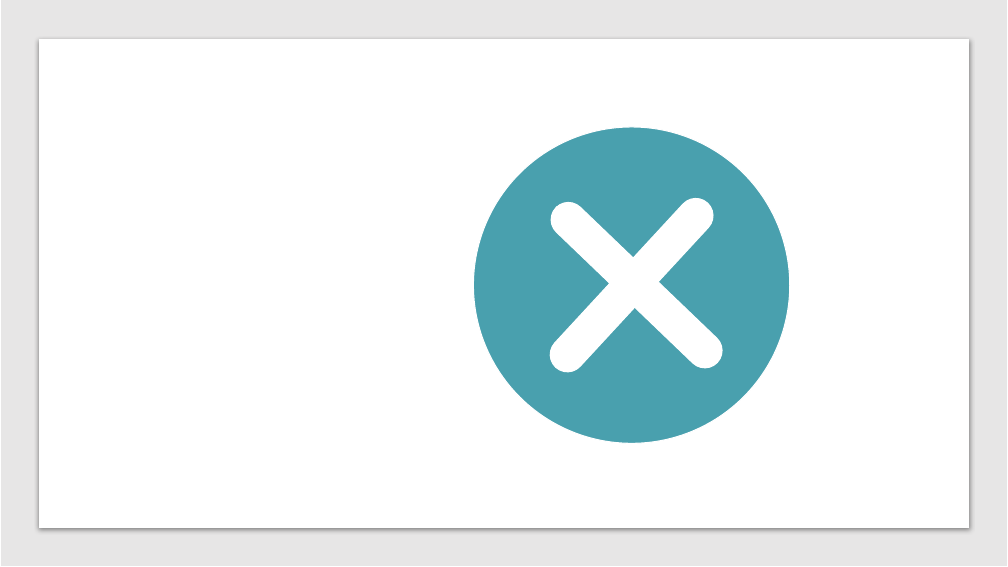
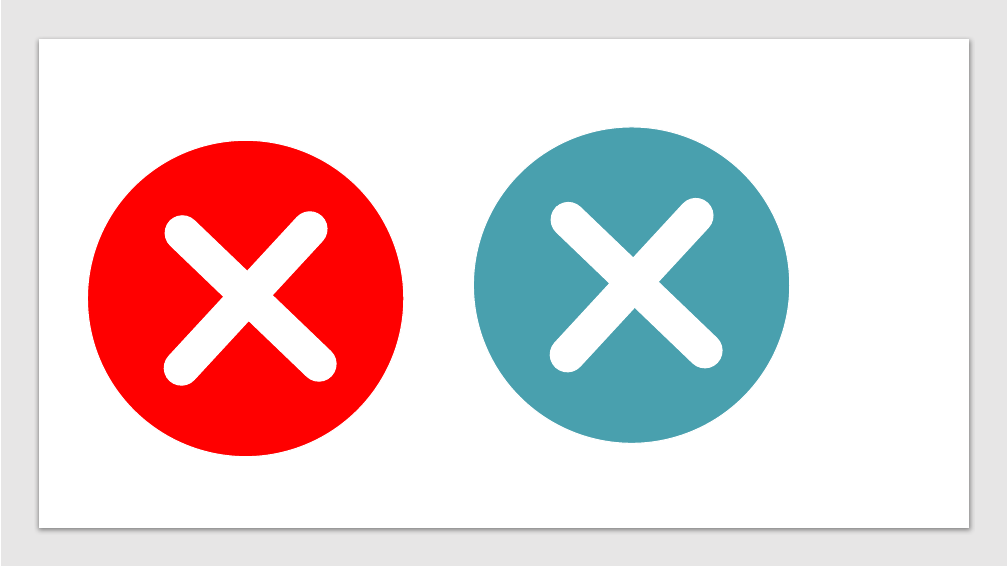
Before and after one commit to carlosngo/iAdopt, a slide deck: slide 5 of public/assets/sources.pptx. Drawn at 1008x567 pixels with LibreOffice and Linux fonts; fonts in the diff are those of the drawing. Boxes give left, top, right and bottom in pixels: in the first picture for what was removed or moved away, otherwise in the second. Text is boxed around its words. In the diff, an @@ line names an element or a change of style, - is before the commit and + after.

```diff
--- a/public/assets/sources.pptx
+++ b/public/assets/sources.pptx
@@ ellipse added at [88, 141, 404, 457], fill #FF0000, outline #FFFFFF 1 pt @@
@@ rounded rectangle added at [157, 205, 334, 393], fill #FFFFFF, outline #FFFFFF 1 pt @@
@@ rounded rectangle added at [158, 209, 344, 389], fill #FFFFFF, outline #FFFFFF 1 pt @@
```
Also in this commit, not shown: 3 other files.
